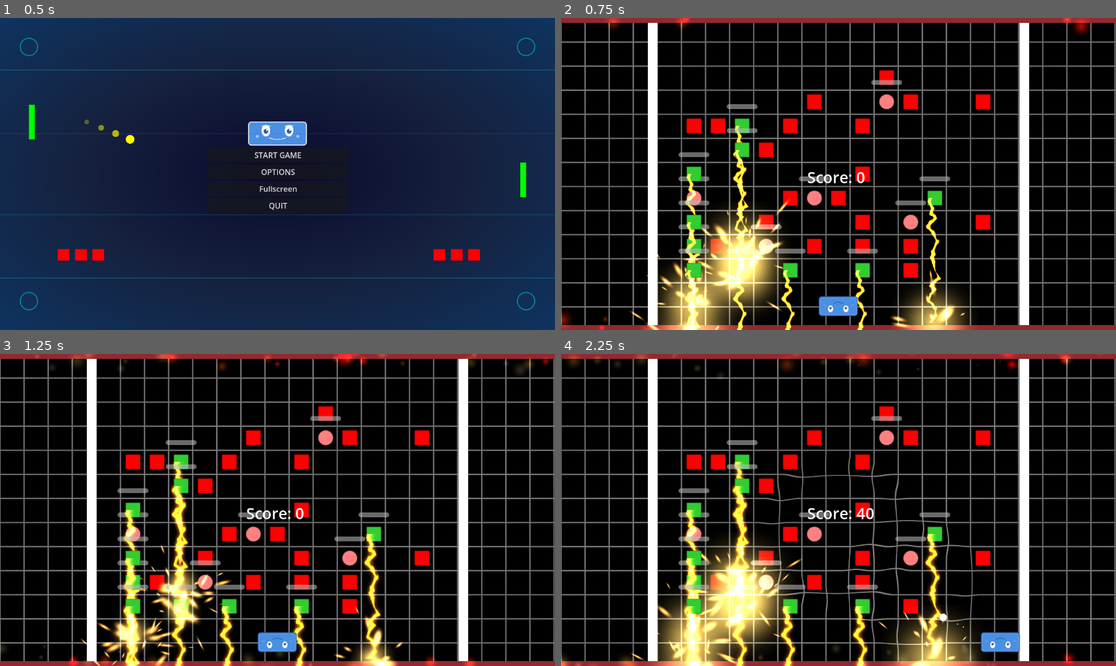
Above: before the commit, frames 1-4 (two rows, left to right).
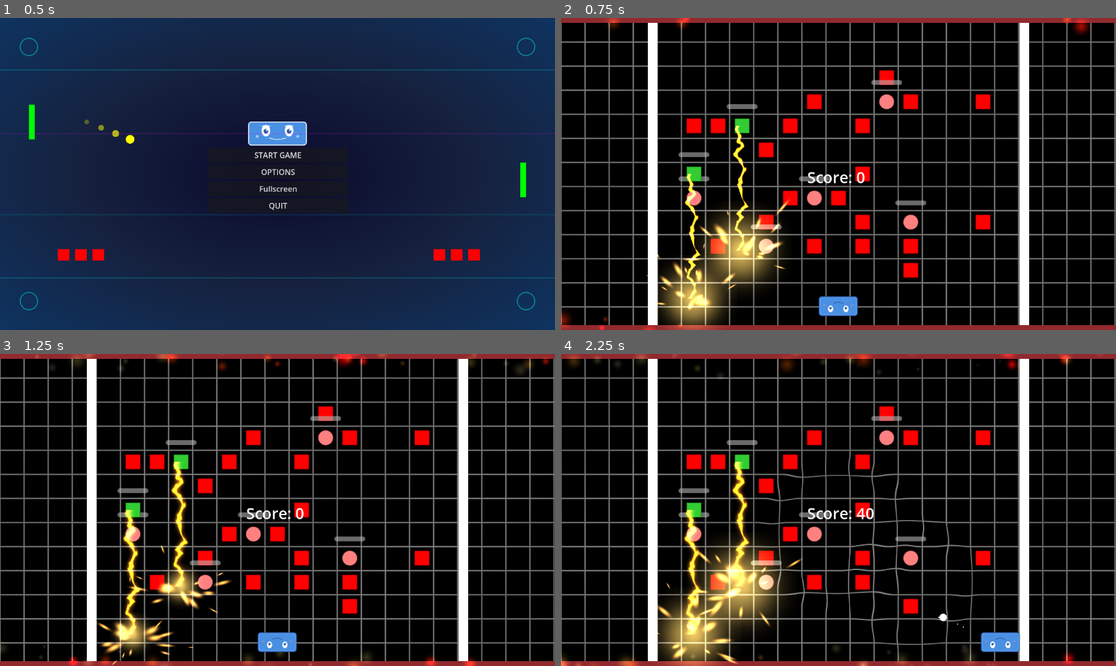
Above: after the commit, the same moments.

Repository: Nicheen/GameJamSummer2025
Game: Godot game, scene res://scenes/menus/main_menu.tscn
Two runs of this game, one before a commit and one after it. Both use one fixed random seed, a clock stepped at 60 frames per second and the inputs below.
Inputs (mouse positions are in pixels of both pictures, inside the frame that each line leads up to):
- Up to frame 1 (0.5 s): no input
- Up to frame 2 (0.75 s): click "START GAME" at 0.5 s
- Up to frame 3 (1.25 s): no input
- Up to frame 4 (2.25 s): tap Enter (ui_accept) at 1.25, 1.52 s; move the mouse to (960, 494) at 1.27 s; hold D (move_right) 1.28-2.03 s; click (960, 494) at 1.35 s; move the mouse to (727, 525) at 2.02 s; hold S (teleport_down) from 2.03 s (still down); click (727, 525) at 2.1 s

Frame 1 is identical in both runs. In frame 2, 7.9% of the frame differs, in the area x 12-74%, y 35-100%; in frame 3, 5.5%; in frame 4, 9.7%, in the area x 12-76%, y 35-100%.

Commit message:
fix

Diff:
--- a/gamejamsummer2025/scripts/main.gd
+++ b/gamejamsummer2025/scripts/main.gd
@@ -308,7 +308,7 @@
 
 	# Spawna lazer-block
 	available_positions.shuffle()
-	var lazer_count = min(10, available_positions.size())  # 10 lazer-block
+	var lazer_count = min(2, available_positions.size())  # 10 lazer-block
 
 	for i in range(lazer_count):
 		spawn_enemy_lazer_at_position(available_positions[i])
